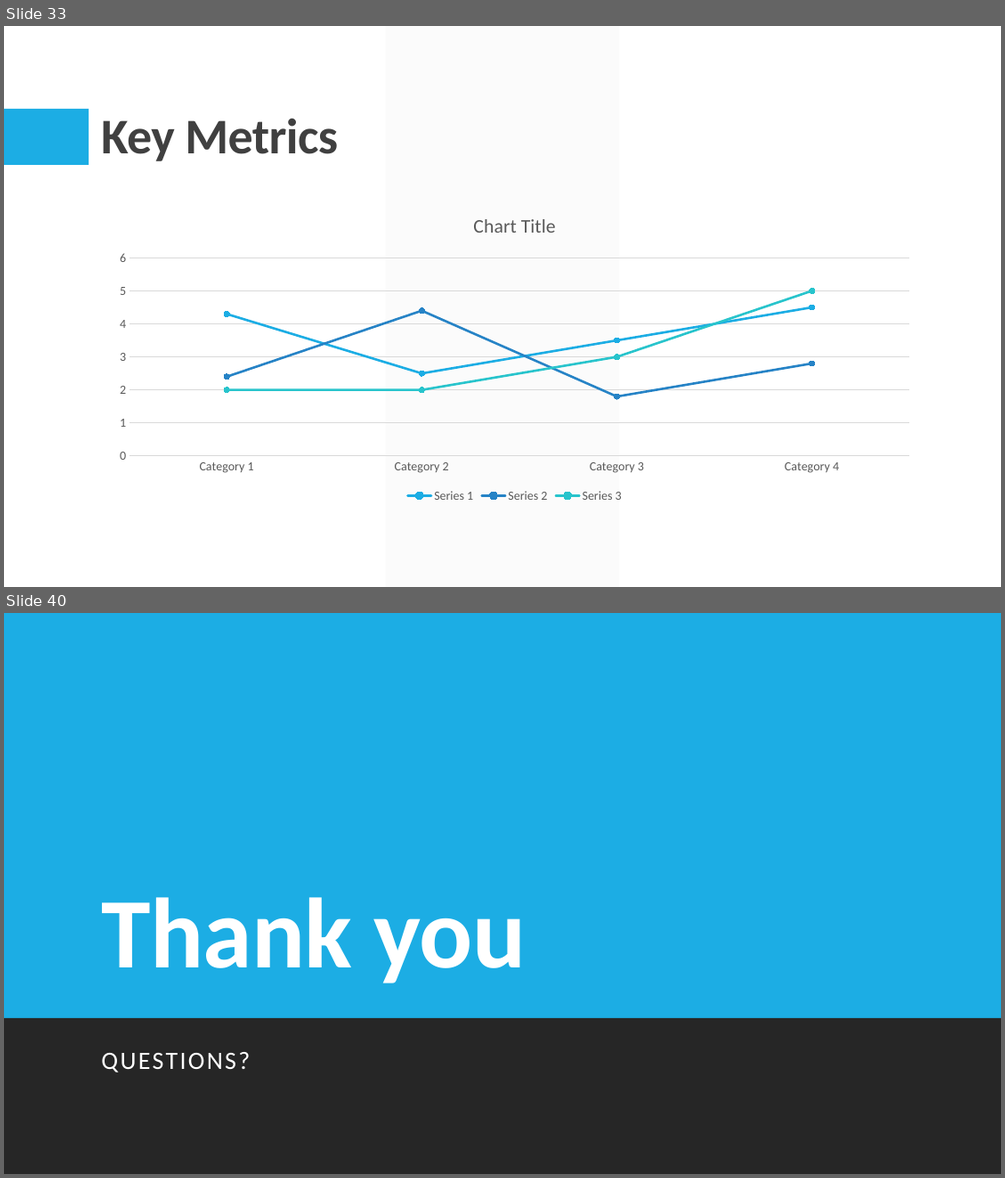
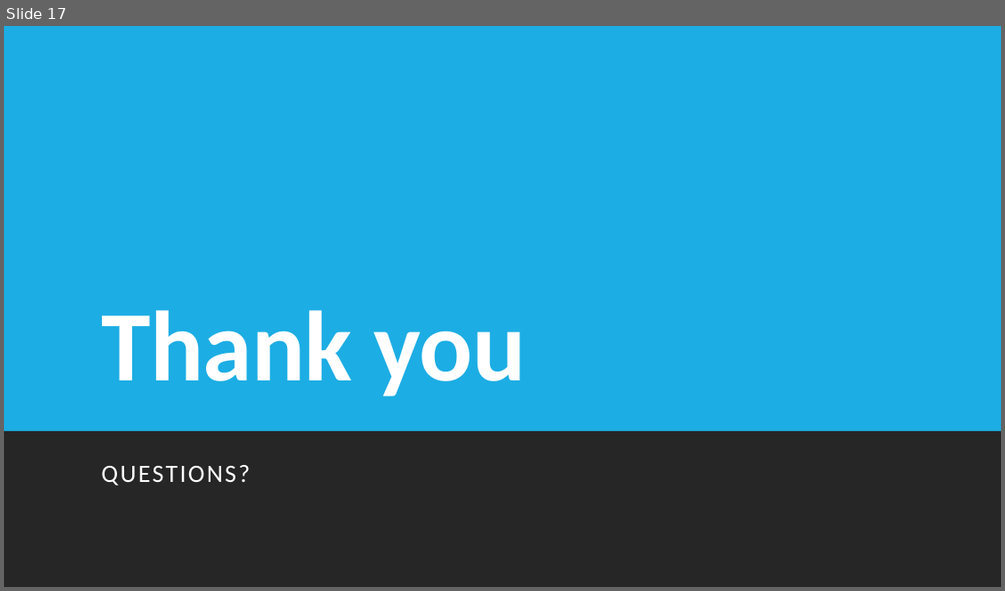
Before and after one commit to Arik096/project, a slide deck: book/puja.pptx. Shown one above the other, each under a label of ours: slides 33 and 40 before the commit, slide 17 after it; the slides between them are not shown. The pictures are 1005x1178 and 1005x591 pixels, drawn with LibreOffice and Linux fonts; fonts in the diff are those of the drawing. Boxes give left, top, right and bottom in pixels: in the first picture for what was removed or moved away, otherwise in the second. Text is boxed around its words. In the diff, an @@ line names an element or a change of style, - is before the commit and + after.

```diff
--- a/book/puja.pptx
+++ b/book/puja.pptx
@@ slide 33 removed at <box>4,26,1001,587</box>, background #FFFFFF; not listed: 2 template elements that a slide beside it also shows @@
@@ title removed at <box>101,118,338,161</box> @@
-Key Metrics
@@ line chart removed at <box>104,199,926,506</box> @@
-categories: Category 1, Category 2, Category 3, Category 4
-Series 1: 4.3, 2.5, 3.5, 4.5
-Series 2: 2.4, 4.4, 1.8, 2.8
-Series 3: 2, 2, 3, 5
@@ what was slide 40 is now slide 17 @@
```
Also in this commit, not shown: 1 slide changed, 1 slide added, 23 other slides removed.
